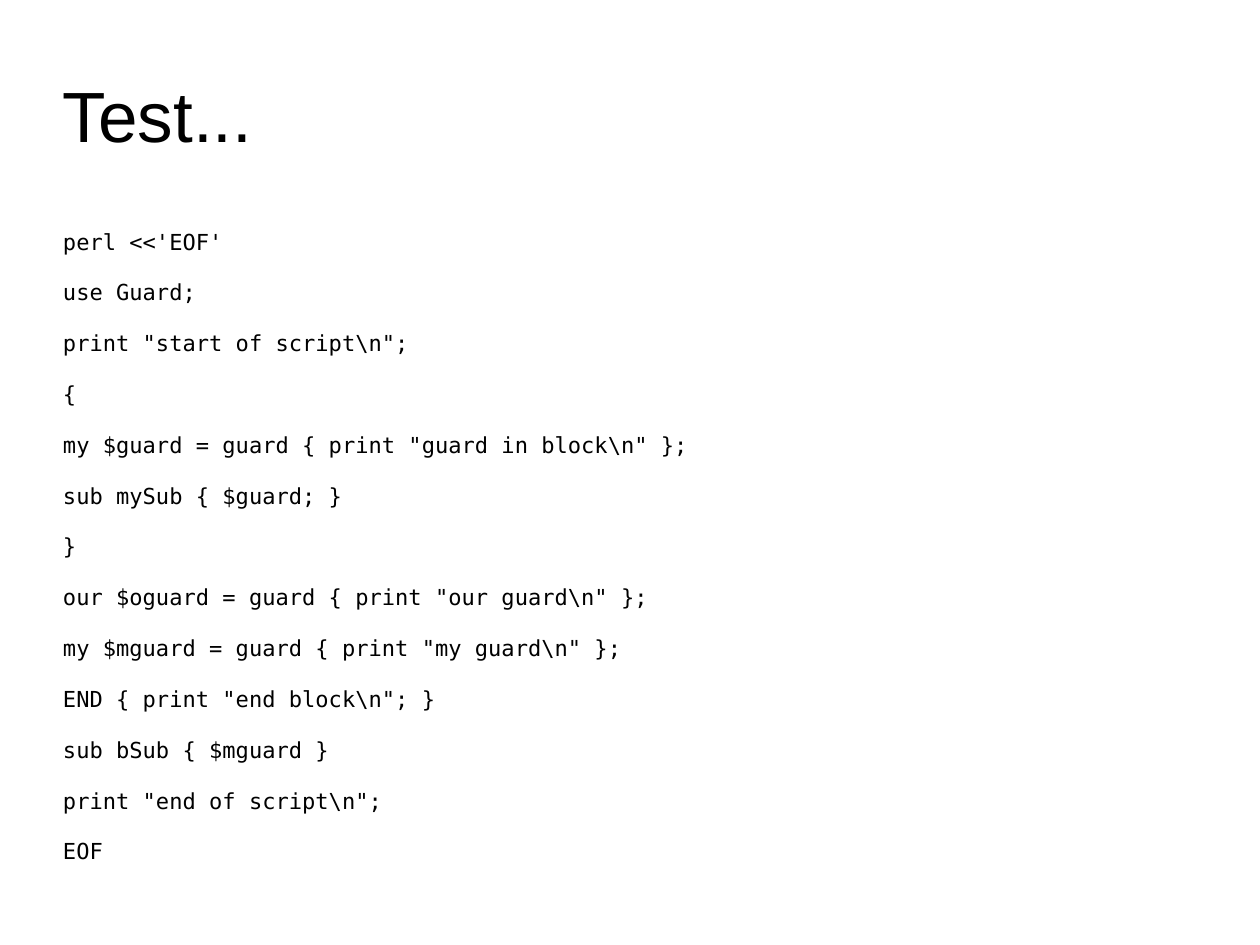
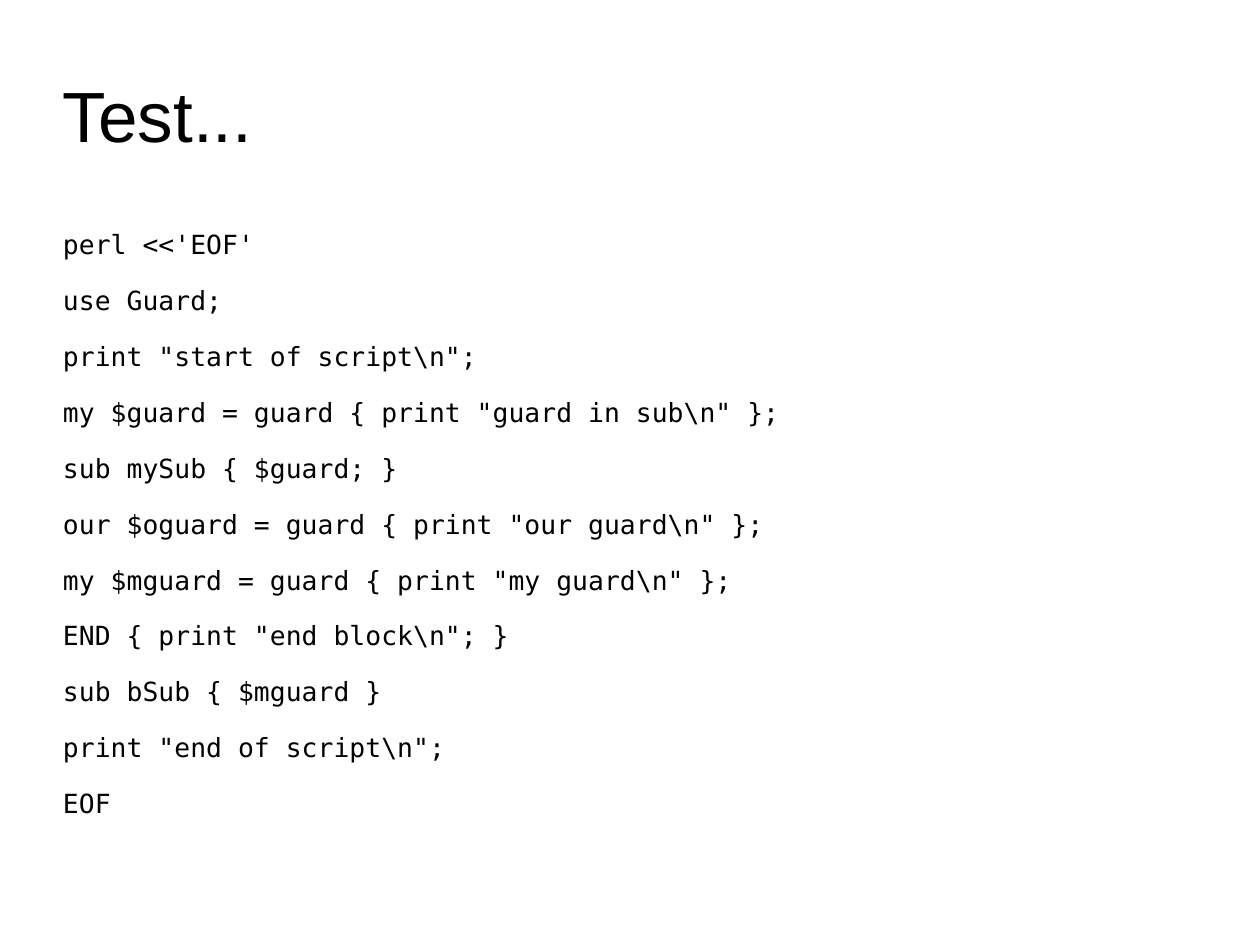
Before and after one commit to daviddelikat/inlinePerlPackages, a slide deck: slide 17 of docs/presentation.odp. Drawn at 1260x945 pixels with LibreOffice and Linux fonts; fonts in the diff are those of the drawing; background and template pictures are left out. Boxes give left, top, right and bottom in pixels: in the first picture for what was removed or moved away, otherwise in the second. Text is boxed around its words. In the diff, an @@ line names an element or a change of style, - is before the commit and + after.

```diff
--- a/docs/presentation.odp
+++ b/docs/presentation.odp
@@ text at (x1=63, y1=233, x2=731, y2=763): paragraph removed @@
-}
@@ text at (x1=63, y1=233, x2=715, y2=763): size 13.9 to 16.6 pt in "perl <<'EOF'", "use Guard;", "print "start of script\n";", "sub mySub { $guard; }" and 6 more places @@
@@ text at (x1=63, y1=402, x2=731, y2=428): text changed; size 13.9 to 16.6 pt @@
-{
-my $guard = guard { print "guard in block\n" };
+my $guard = guard { print "guard in sub\n" };
```
Also in this commit, not shown: 3 other slides changed, 1 other file.
